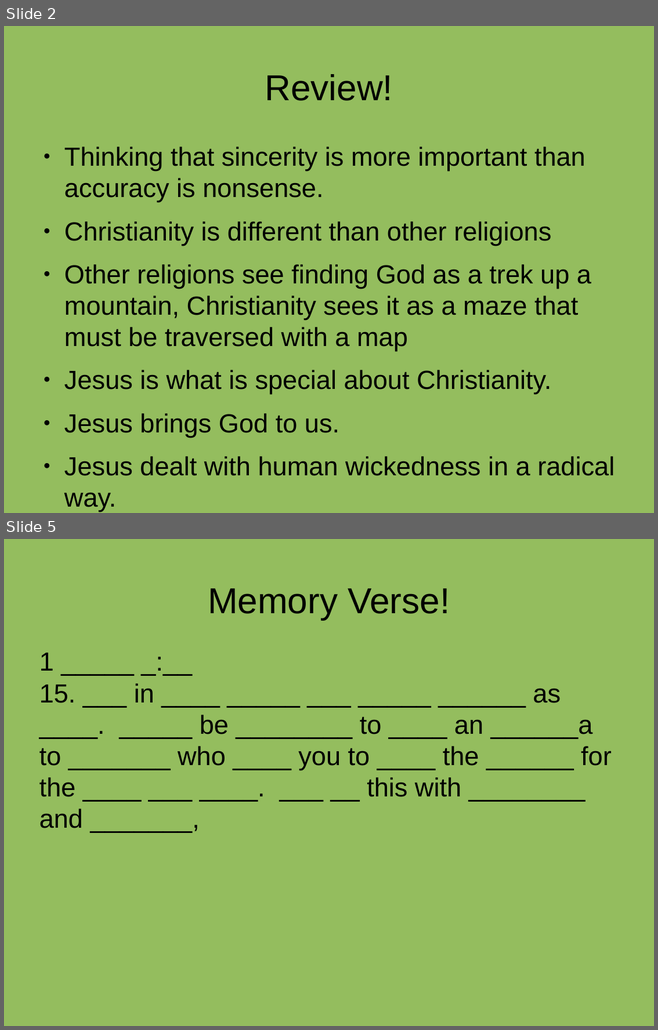
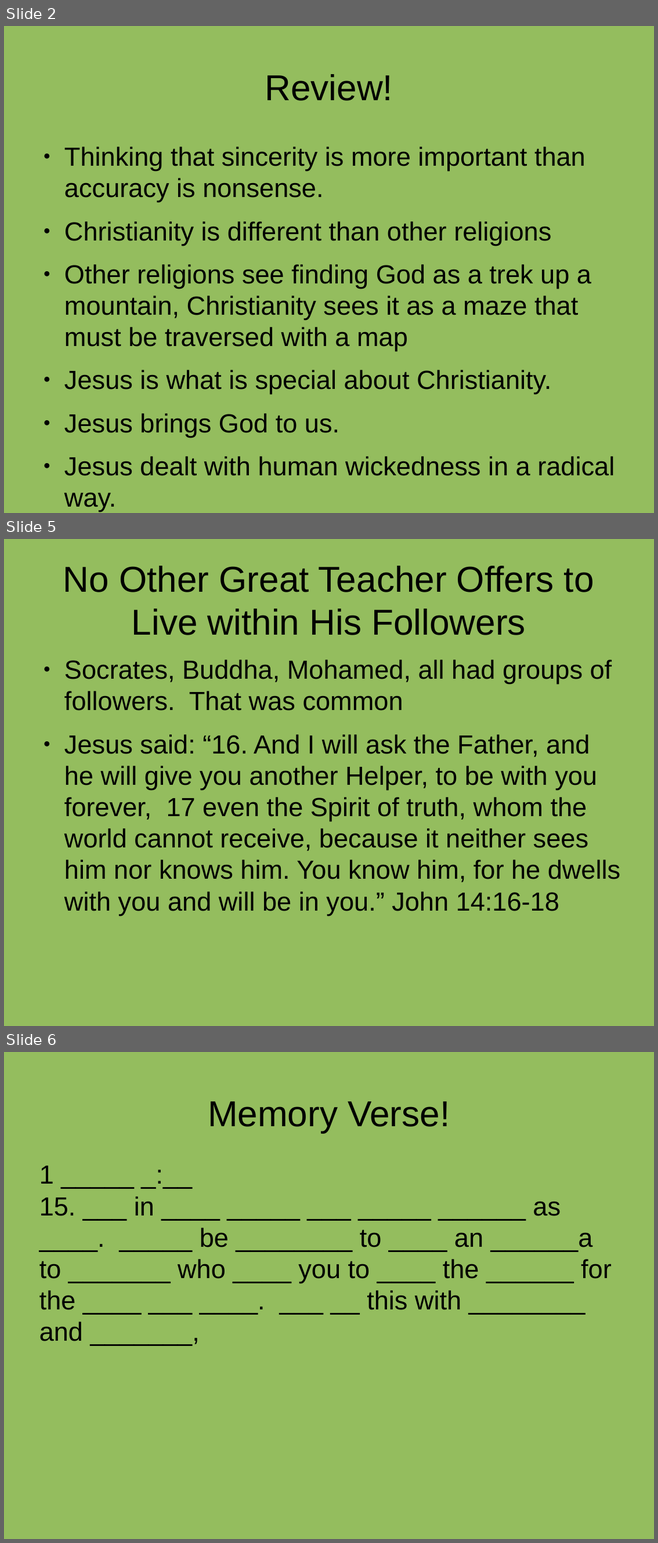
Before and after one commit to qrprat77/sunday_nite_class, a slide deck: presentations/chapter_7_8.odp. Shown one above the other, each under a label of ours: slides 2 and 5 before the commit, slides 2, 5 and 6 after it; the slides between them are not shown. The pictures are 658x1030 and 658x1543 pixels, drawn with LibreOffice and Linux fonts; fonts in the diff are those of the drawing. Boxes give left, top, right and bottom in pixels: in the first picture for what was removed or moved away, otherwise in the second. Text is boxed around its words. In the diff, an @@ line names an element or a change of style, - is before the commit and + after.

```diff
--- a/presentations/chapter_7_8.odp
+++ b/presentations/chapter_7_8.odp
@@ slide 5 added at <box>4,539,654,1026</box>, background #94BD5E @@
@@ title added at <box>63,566,594,635</box>, 44 pt, text #000000 @@
+No Other Great Teacher Offers to Live within His Followers
@@ text added at <box>64,660,620,915</box>, 32 pt, text #000000 @@
+● Socrates, Buddha, Mohamed, all had groups of followers. That was common
+● Jesus said: “16. And I will ask the Father, and he will give you another Helper, to be with you forever, 17 even the Spirit of truth, whom the world cannot receive, because it neither sees him nor knows him. You know him, for he dwells with you and will be in you.” John 14:16-18
@@ what was slide 5 is now slide 6 @@
```
Also in this commit, not shown: 3 slides changed, 1 other file.
